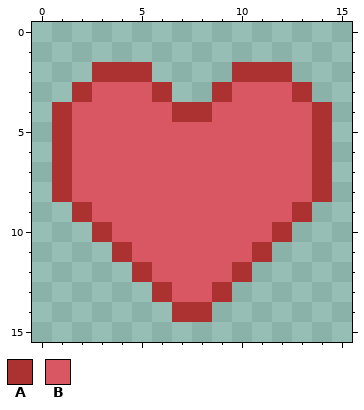
A pixel-art file gets an edit: Aseprite Files/Heart.aseprite. The first picture shows the starting point.
16x16 pixels, 1 frame.
Palette (. is transparent): A #ac3232  B #d95763
Pixels before, first column x 1:
 2 ..AAA....AAA..
 3 .ABBBA..ABBBA.
 4 ABBBBBAABBBBBA
 5 ABBBBBBBBBBBBA
 6 ABBBBBBBBBBBBA
 7 ABBBBBBBBBBBBA
 8 ABBBBBBBBBBBBA
 9 .ABBBBBBBBBBA.
10 ..ABBBBBBBBA..
11 ...ABBBBBBA...
12 ....ABBBBA....
13 .....ABBA.....
14 ......AA......
New version:
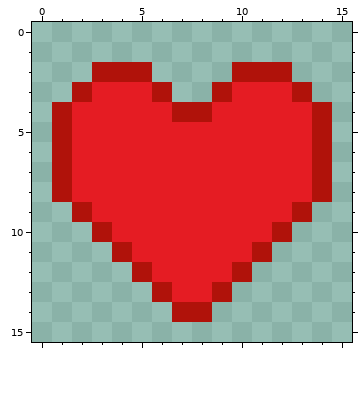
Changes in this commit:
Colour A changes from #ac3232 to #b0120a.
Colour B changes from #d95763 to #e51c23.
